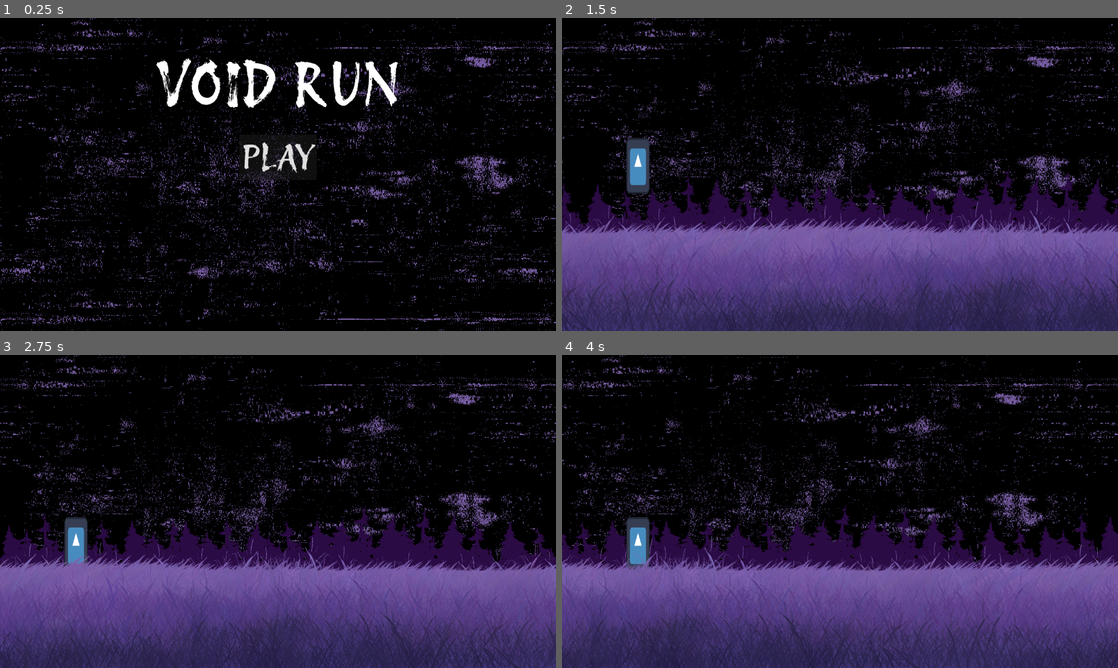
Above: before the commit, frames 1-4 (two rows, left to right).
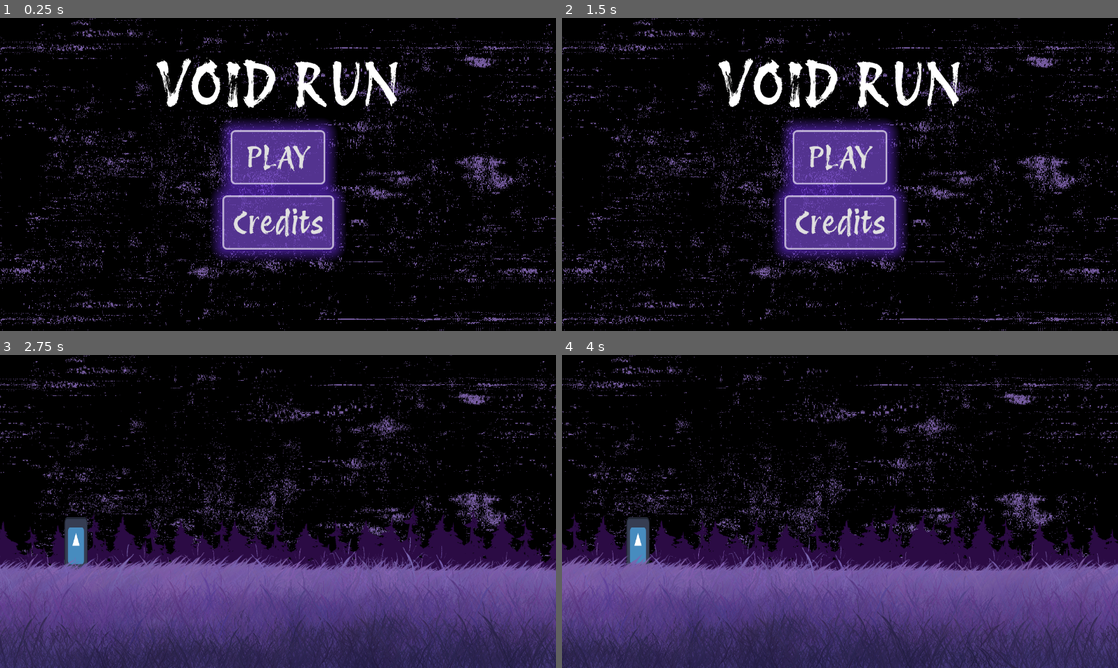
Above: after the commit, the same moments.

Repository: KeyraWebb/mobile-game-small-2025
Game: Godot game, scene res://Scenes/main_menu.tscn
The game is run twice, just before and just after one commit, with the same random seed, the same clock (stepped at 60 frames per second) and the same inputs. The engine's default icon, where the game draws it, is replaced by a stand-in: a white triangle on a blue panel in a dark square.
Inputs (mouse positions are in pixels of both pictures, inside the frame that each line leads up to):
- Up to frame 1 (0.25 s): no input
- Up to frame 2 (1.5 s): click (840, 221) at 0.5 s, where only the run after the commit has a clickable "Credits"; click "PLAY" (after the commit: "Back") at 1.25 s
- Up to frame 3 (2.75 s): click (278, 495) at 2 s, where only the run after the commit has a clickable "PLAY"
- Up to frame 4 (4 s): move the mouse to (962, 495) at 2.77 s; press the mouse at (962, 495) at 2.78 s; move the mouse to (728, 527) at 3.52 s; release the mouse at (728, 527) at 3.53 s; click (728, 527) at 3.6 s

The runs differ from the first frame. In frame 1, 9.8% of the frame differs, in the area x 38-62%, y 32-78%; in frame 2, 54%, in the area x 0-100%, y 0-100%; in frame 3, 18%; in frame 4, 18%.

Commit message:
feat(mainmenu): create credits screen

Diff:
--- /dev/null
+++ b/infinite-runner/Assets/Themes/ButtonStyle.tres
@@ -0,0 +1,19 @@
+[gd_resource type="StyleBoxFlat" format=3 uid="uid://x1ynojkaj1d1"]
+
+[resource]
+bg_color = Color(0.470293, 0.3648, 0.64, 0.356863)
+border_width_left = 4
+border_width_top = 4
+border_width_right = 4
+border_width_bottom = 4
+border_color = Color(1, 1, 1, 0.654902)
+corner_radius_top_left = 10
+corner_radius_top_right = 10
+corner_radius_bottom_right = 10
+corner_radius_bottom_left = 10
+expand_margin_left = 20.0
+expand_margin_top = 10.0
+expand_margin_right = 20.0
+expand_margin_bottom = 10.0
+shadow_color = Color(0.473333, 0.21, 1, 0.513726)
+shadow_size = 30
--- a/infinite-runner/Assets/Themes/MenuTheme.tres
+++ b/infinite-runner/Assets/Themes/MenuTheme.tres
@@ -1,8 +1,16 @@
-[gd_resource type="Theme" load_steps=2 format=3 uid="uid://c0j6fiiejc40k"]
+[gd_resource type="Theme" load_steps=4 format=3 uid="uid://c0j6fiiejc40k"]
 
 [ext_resource type="FontFile" uid="uid://c1x620yd1raqo" path="res://Assets/Themes/Fonts/Protest_Revolution/ProtestRevolution-Regular.ttf" id="1_1jtem"]
+[ext_resource type="StyleBox" uid="uid://x1ynojkaj1d1" path="res://Assets/Themes/ButtonStyle.tres" id="2_qa4oh"]
+[ext_resource type="StyleBox" uid="uid://dtrq2cx5slrfp" path="res://Assets/Themes/PanelStyle.tres" id="3_1fy6i"]
 
 [resource]
 default_font = ExtResource("1_1jtem")
 Button/fonts/font = ExtResource("1_1jtem")
+Button/styles/disabled = ExtResource("2_qa4oh")
+Button/styles/focus = ExtResource("2_qa4oh")
+Button/styles/hover = ExtResource("2_qa4oh")
+Button/styles/normal = ExtResource("2_qa4oh")
+Button/styles/pressed = ExtResource("2_qa4oh")
 Label/fonts/font = ExtResource("1_1jtem")
+PanelContainer/styles/panel = ExtResource("3_1fy6i")
--- /dev/null
+++ b/infinite-runner/Assets/Themes/PanelStyle.tres
@@ -0,0 +1,19 @@
+[gd_resource type="StyleBoxFlat" format=3 uid="uid://dtrq2cx5slrfp"]
+
+[resource]
+bg_color = Color(0.418855, 0.3249, 0.57, 0.882353)
+border_width_left = 4
+border_width_top = 4
+border_width_right = 4
+border_width_bottom = 4
+border_color = Color(1, 1, 1, 0.654902)
+corner_radius_top_left = 10
+corner_radius_top_right = 10
+corner_radius_bottom_right = 10
+corner_radius_bottom_left = 10
+expand_margin_left = 20.0
+expand_margin_top = 10.0
+expand_margin_right = 20.0
+expand_margin_bottom = 10.0
+shadow_color = Color(0.473333, 0.21, 1, 0.513726)
+shadow_size = 30
--- /dev/null
+++ b/infinite-runner/Scenes/credits.gd
@@ -0,0 +1,5 @@
+extends Control
+
+
+func _on_button_pressed() -> void:
+	self.visible = false
--- /dev/null
+++ b/infinite-runner/Scenes/credits.tscn
@@ -0,0 +1,68 @@
+[gd_scene load_steps=3 format=3 uid="uid://ksibfqaog74i"]
+
+[ext_resource type="Theme" uid="uid://c0j6fiiejc40k" path="res://Assets/Themes/MenuTheme.tres" id="1_ihexu"]
+[ext_resource type="Script" path="res://Scenes/credits.gd" id="2_lu2ov"]
+
+[node name="Credits" type="Control"]
+layout_mode = 3
+anchors_preset = 15
+anchor_right = 1.0
+anchor_bottom = 1.0
+grow_horizontal = 2
+grow_vertical = 2
+theme = ExtResource("1_ihexu")
+script = ExtResource("2_lu2ov")
+
+[node name="PanelContainer" type="PanelContainer" parent="."]
+custom_minimum_size = Vector2(1000, 550)
+layout_mode = 1
+anchors_preset = 8
+anchor_left = 0.5
+anchor_top = 0.5
+anchor_right = 0.5
+anchor_bottom = 0.5
+offset_left = -20.0
+offset_top = -20.0
+offset_right = 20.0
+offset_bottom = 20.0
+grow_horizontal = 2
+grow_vertical = 2
+theme = ExtResource("1_ihexu")
+
+[node name="BoxContainer" type="BoxContainer" parent="PanelContainer"]
+layout_mode = 2
+theme_override_constants/separation = 50
+vertical = true
+
+[node name="TITLE" type="Label" parent="PanelContainer/BoxContainer"]
+layout_mode = 2
+size_flags_horizontal = 4
+size_flags_vertical = 0
+theme_override_font_sizes/font_size = 100
+text = "Credits"
+
+[node name="VBoxContainer2" type="VBoxContainer" parent="PanelContainer/BoxContainer"]
+layout_mode = 2
+size_flags_vertical = 4
+
+[node name="Label3" type="Label" parent="PanelContainer/BoxContainer/VBoxContainer2"]
+layout_mode = 2
+theme_override_font_sizes/font_size = 30
+text = "Game created by Keyra Webb"
+horizontal_alignment = 1
+
+[node name="Label" type="Label" parent="PanelContainer/BoxContainer/VBoxContainer2"]
+layout_mode = 2
+theme_override_font_sizes/font_size = 30
+text = "Brush Packs used to help make assets - "
+horizontal_alignment = 1
+
+[node name="Button" type="Button" parent="PanelContainer/BoxContainer"]
+layout_mode = 2
+size_flags_horizontal = 4
+size_flags_vertical = 4
+theme_override_constants/outline_size = 0
+theme_override_font_sizes/font_size = 40
+text = "Back"
+
+[connection signal="pressed" from="PanelContainer/BoxContainer/Button" to="." method="_on_button_pressed"]
--- a/infinite-runner/Scenes/main_menu.tscn
+++ b/infinite-runner/Scenes/main_menu.tscn
@@ -1,9 +1,10 @@
-[gd_scene load_steps=5 format=3 uid="uid://d0h0jdyeyb1ev"]
+[gd_scene load_steps=6 format=3 uid="uid://d0h0jdyeyb1ev"]
 
 [ext_resource type="Theme" uid="uid://c0j6fiiejc40k" path="res://Assets/Themes/MenuTheme.tres" id="1_biw8p"]
 [ext_resource type="Script" path="res://Scripts/main_menu.gd" id="2_bwvpm"]
 [ext_resource type="PackedScene" uid="uid://b6p0ch7meljjh" path="res://Scenes/game.tscn" id="3_yp3jb"]
 [ext_resource type="Texture2D" uid="uid://ds4wisurrs1ul" path="res://Assets/Images/Glitchvoid BG.png" id="4_rbu5c"]
+[ext_resource type="PackedScene" uid="uid://ksibfqaog74i" path="res://Scenes/credits.tscn" id="5_vbea3"]
 
 [node name="Main Menu" type="Control"]
 layout_mode = 3
@@ -33,7 +34,7 @@
 text = "VOID RUN"
 horizontal_alignment = 1
 
-[node name="Button" type="Button" parent="."]
+[node name="Play Button" type="Button" parent="."]
 layout_mode = 1
 anchors_preset = 8
 anchor_left = 0.5
@@ -47,7 +48,30 @@
 grow_horizontal = 2
 grow_vertical = 2
 theme = ExtResource("1_biw8p")
-theme_override_font_sizes/font_size = 80
+theme_override_font_sizes/font_size = 70
 text = "PLAY"
 
-[connection signal="pressed" from="Button" to="." method="_on_button_pressed"]
+[node name="Credits Button" type="Button" parent="."]
+layout_mode = 1
+anchors_preset = 8
+anchor_left = 0.5
+anchor_top = 0.5
+anchor_right = 0.5
+anchor_bottom = 0.5
+offset_left = -108.0
+offset_top = 58.0
+offset_right = 109.0
+offset_bottom = 163.0
+grow_horizontal = 2
+grow_vertical = 2
+theme = ExtResource("1_biw8p")
+theme_override_font_sizes/font_size = 70
+text = "Credits
+"
+
+[node name="Credits" parent="." instance=ExtResource("5_vbea3")]
+visible = false
+layout_mode = 1
+
+[connection signal="pressed" from="Play Button" to="." method="_on_button_pressed"]
+[connection signal="pressed" from="Credits Button" to="." method="_on_credits_button_pressed"]
--- a/infinite-runner/Scripts/main_menu.gd
+++ b/infinite-runner/Scripts/main_menu.gd
@@ -1,5 +1,10 @@
 extends Control
 @export var playscene : PackedScene
+@onready var credits = $Credits
 
-func _on_button_pressed() -> void:
+func _on_button_pressed() -> void: #play button
 	get_tree().change_scene_to_packed(playscene)
+
+
+func _on_credits_button_pressed() -> void:
+	credits.visible = true
--- a/infinite-runner/project.godot
+++ b/infinite-runner/project.godot
@@ -10,7 +10,7 @@
 
 [application]
 
-config/name="Infinite Runner"
+config/name="void-run"
 run/main_scene="res://Scenes/main_menu.tscn"
 config/features=PackedStringArray("4.3", "Mobile")
 config/icon="res://icon.svg"
@@ -36,3 +36,4 @@
 [rendering]
 
 renderer/rendering_method="mobile"
+textures/vram_compression/import_etc2_astc=true
Not shown, added: infinite-runner/export_presets.cfg
